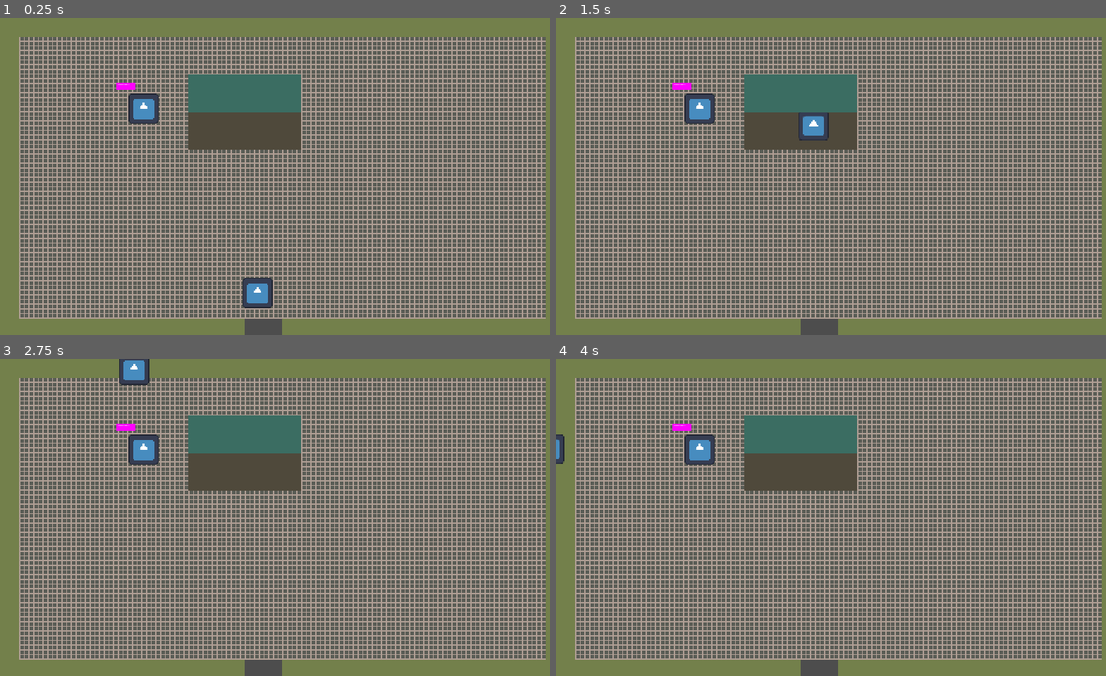
Above: before the commit, frames 1-4 (two rows, left to right).
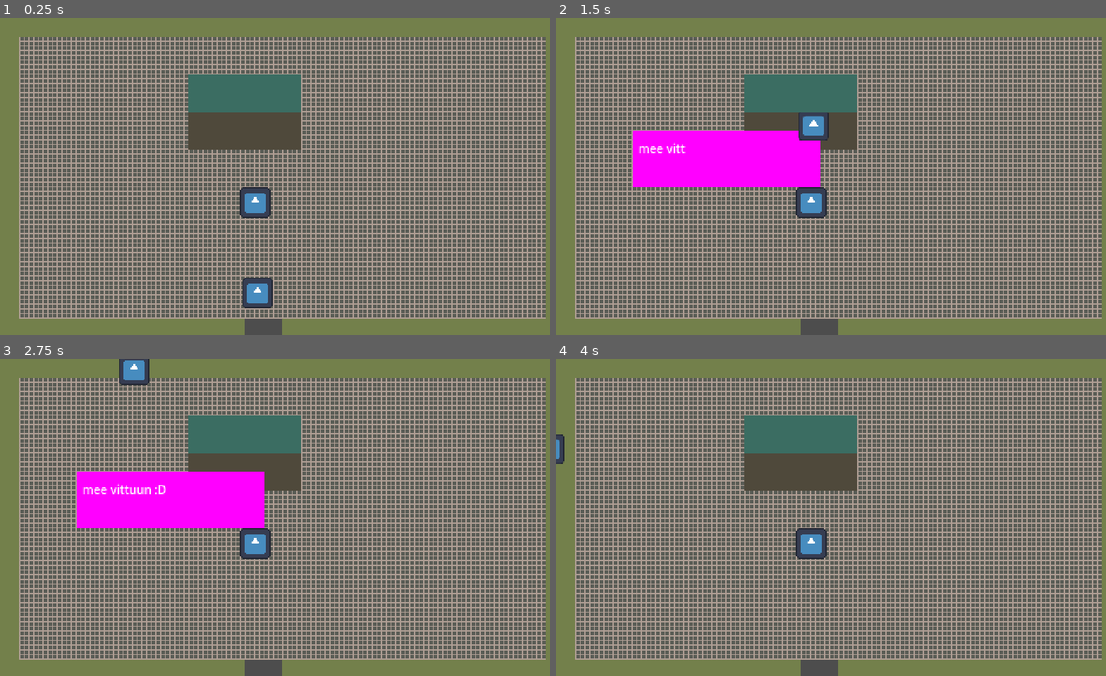
Above: after the commit, the same moments.

Repository: Rotta-Games/moonshine_valley
Game: Godot game, scene res://scenes/shop.tscn
Two runs of this game, one before a commit and one after it. Both use one fixed random seed, a clock stepped at 60 frames per second and the inputs below. This scene is started directly instead of the project's main scene. The engine's default icon, where the game draws it, is replaced by a stand-in: a white triangle on a blue panel in a dark square.
Inputs:
- Up to frame 1 (0.25 s): no input
- Up to frame 2 (1.5 s): tap Enter at 0.5 s; hold W (move_up) from 0.53 s (still down)
- Up to frame 3 (2.75 s): release W (move_up) at 2.03 s; hold A (move_left) from 2.03 s (still down)
- Up to frame 4 (4 s): release A (move_left) at 3.53 s; hold S (move_down) from 3.53 s (still down)

The runs differ from the first frame. In frame 1, 1.1% of the frame differs, in the area x 21-50%, y 20-64%; in frame 2, 7.1%; in frame 3, 7.2%, in the area x 13-50%, y 20-64%; in frame 4, 1.1%.

Commit message:
shopkeeper talks

Diff:
--- a/scenes/shop.tscn
+++ b/scenes/shop.tscn
@@ -23,7 +23,7 @@
 [node name="Shop" type="Node2D"]
 
 [node name="Shopkeeper" parent="." instance=ExtResource("1_y0io0")]
-position = Vector2(122, 77)
+position = Vector2(217, 157)
 
 [node name="TileMap" type="Node2D" parent="."]
 
--- a/scenes/shopkeeper.tscn
+++ b/scenes/shopkeeper.tscn
@@ -1,6 +1,7 @@
-[gd_scene load_steps=4 format=3 uid="uid://btk2vrmv1x5kg"]
+[gd_scene load_steps=6 format=3 uid="uid://btk2vrmv1x5kg"]
 
 [ext_resource type="Texture2D" uid="uid://cvq870d0bgtrx" path="res://icon.svg" id="1_5hcca"]
+[ext_resource type="Script" path="res://scripts/shopkeeper.gd" id="1_u284p"]
 [ext_resource type="PackedScene" uid="uid://bo7a3vhjunbtd" path="res://scenes/speech_bubble.tscn" id="2_5u7rm"]
 
 [sub_resource type="SpriteFrames" id="SpriteFrames_wsubn"]
@@ -14,11 +15,22 @@
 "speed": 5.0
 }]
 
+[sub_resource type="CircleShape2D" id="CircleShape2D_k73b8"]
+radius = 13.0384
+
 [node name="Shopkeeper" type="Node2D"]
-scale = Vector2(0.2, 0.2)
+script = ExtResource("1_u284p")
 
 [node name="AnimatedSprite2D" type="AnimatedSprite2D" parent="."]
+scale = Vector2(0.2, 0.2)
 sprite_frames = SubResource("SpriteFrames_wsubn")
 
 [node name="SpeechBubble" parent="." instance=ExtResource("2_5u7rm")]
-position = Vector2(-75, -95)
+position = Vector2(-72, -37)
+
+[node name="Area2D" type="Area2D" parent="."]
+
+[node name="CollisionShape2D" type="CollisionShape2D" parent="Area2D"]
+shape = SubResource("CircleShape2D_k73b8")
+
+[connection signal="body_shape_entered" from="Area2D" to="." method="_on_area_2d_body_shape_entered"]
--- a/scenes/speech_bubble.tscn
+++ b/scenes/speech_bubble.tscn
@@ -3,21 +3,23 @@
 [ext_resource type="Script" path="res://scripts/speech_bubble.gd" id="1_2x6hh"]
 
 [sub_resource type="PlaceholderTexture2D" id="PlaceholderTexture2D_wcg2a"]
-size = Vector2(80, 32)
+size = Vector2(160, 48)
 
 [sub_resource type="LabelSettings" id="LabelSettings_75lam"]
-font_size = 5
+font_size = 10
 
 [node name="SpeechBubble" type="Node2D"]
+visible = false
 script = ExtResource("1_2x6hh")
 
 [node name="BubbleSprite" type="Sprite2D" parent="."]
 texture = SubResource("PlaceholderTexture2D_wcg2a")
 
 [node name="TextLabel" type="Label" parent="BubbleSprite"]
-offset_left = -36.0
-offset_top = -13.0
-offset_right = 120.0
-offset_bottom = 10.0
-text = "Asdadasdasdasdasd"
+offset_left = -75.0
+offset_top = -16.0
+offset_right = 81.0
+offset_bottom = 15.0
+text = "Asdadasdasdasdasd
+asdasdsaasdad :D"
 label_settings = SubResource("LabelSettings_75lam")
--- /dev/null
+++ b/scripts/shopkeeper.gd
@@ -0,0 +1,16 @@
+extends Node2D
+
+@onready var speech_bubble: SpeechBubble = $"SpeechBubble"
+
+# Called when the node enters the scene tree for the first time.
+func _ready() -> void:
+	pass # Replace with function body.
+
+
+# Called every frame. 'delta' is the elapsed time since the previous frame.
+func _process(delta: float) -> void:
+	pass
+
+
+func _on_area_2d_body_shape_entered(body_rid: RID, body: Node2D, body_shape_index: int, local_shape_index: int) -> void:
+	speech_bubble.play_text("mee vittuun :D")
--- a/scripts/speech_bubble.gd
+++ b/scripts/speech_bubble.gd
@@ -1,11 +1,21 @@
 extends Node2D
+class_name SpeechBubble
 
+var text: String = ""
+@onready var label : Label = $"BubbleSprite/TextLabel"
 
-# Called when the node enters the scene tree for the first time.
-func _ready() -> void:
-	pass # Replace with function body.
+func _ready():
+	label.visible_ratio = 0
 
+func play_text(text: String):
 
-# Called every frame. 'delta' is the elapsed time since the previous frame.
-func _process(delta: float) -> void:
-	pass
+	if self.visible:
+		return
+
+	self.visible = true
+	label.text = text
+	var tween = get_tree().create_tween()
+	tween.tween_property(label, "visible_ratio", 1, 1)
+	await get_tree().create_timer(2).timeout
+	label.visible_ratio = 0
+	self.visible = false
Not shown: 1 places in scenes/splash.tscn that only renumber resources
